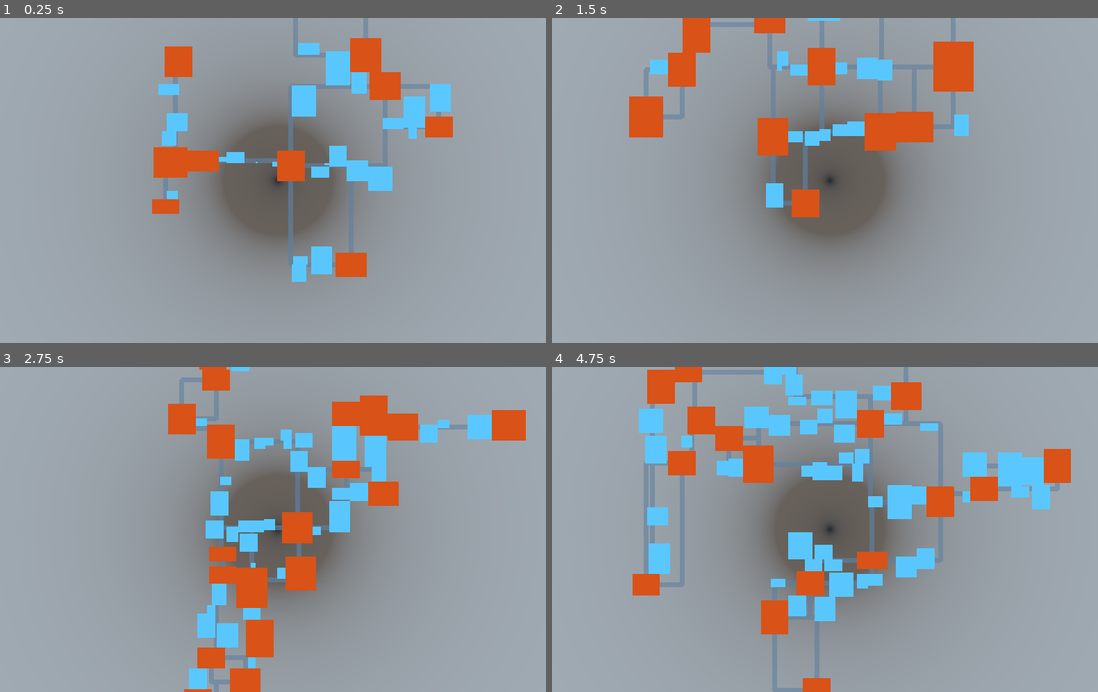
Above: before the commit, frames 1-4 (two rows, left to right).
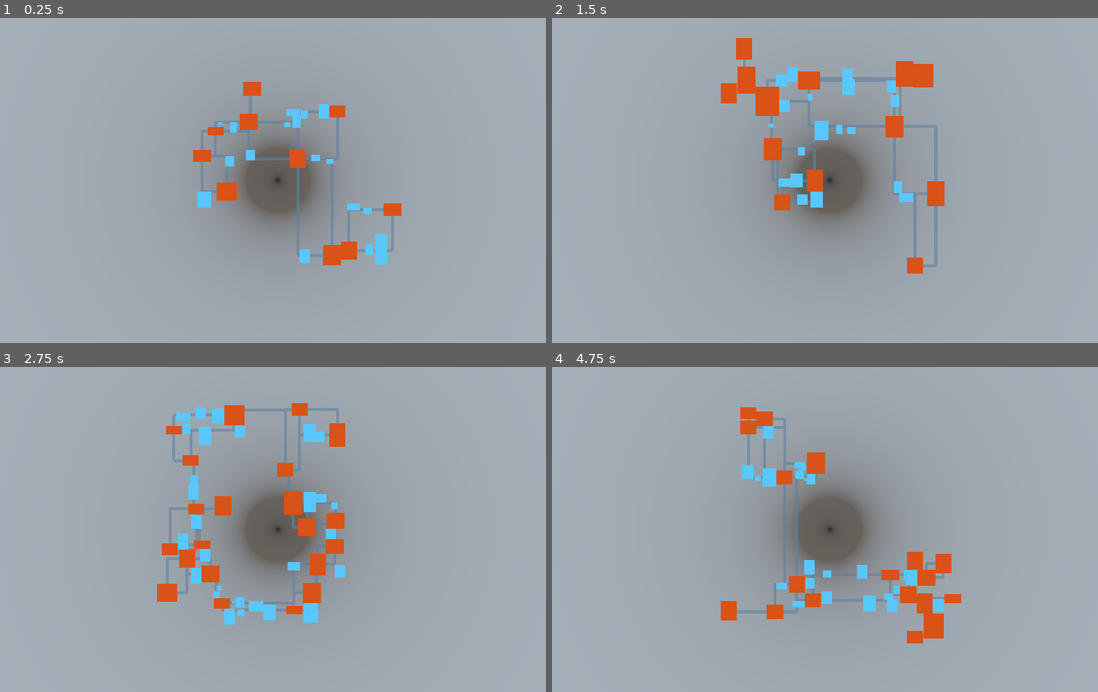
Above: after the commit, the same moments.

Repository: CavemanTournament/CavemanTournament
Game: Godot game, scene res://main.tscn
Two runs of this game, one before a commit and one after it. Both use one fixed random seed, a clock stepped at 60 frames per second and the inputs below. This scene is started directly instead of the project's main scene.
Inputs:
- Up to frame 1 (0.25 s): no input
- Up to frame 2 (1.5 s): tap Enter at 0.5 s; hold Space (ui_select) 0.53-1.28 s; tap Space (ui_select) at 1.35 s
- Up to frame 3 (2.75 s): tap Space (ui_select) at 1.52, 1.82 s; hold Space (ui_select) from 2.03 s (still down)
- Up to frame 4 (4.75 s): tap Enter at 2.75 s; release Space (ui_select) at 2.78 s; tap Space (ui_select) at 2.85, 3.02, 3.32, 4.35, 4.52 s; hold Space (ui_select) 3.53-4.28 s

The runs differ from the first frame. In frame 1, 19% of the frame differs, in the area x 27-83%, y 0-82%; in frame 2, 20%; in frame 3, 22%; in frame 4, 27%, in the area x 14-96%, y 0-100%.

Commit message:
refactor: code cleanup

Diff:
--- a/dungeon/cell.gd
+++ b/dungeon/cell.gd
@@ -2,58 +2,89 @@
 class_name DungeonCell
 
 var id: int
-var height: int
+var height: float
 var rect: = Rect2()
 var type: = DungeonVariables.CELL_TYPE_NONE
 
 var collision_shape
 var mesh_instance
 
-func _init(_id):
+func _init(_id: int):
 	# Set RigidBody mode
-	mode = MODE_STATIC
+	self.mode = MODE_STATIC
 
-	id = _id
-	collision_shape = CollisionShape.new()
-	mesh_instance = MeshInstance.new()
+	self.id = _id
+	self.collision_shape = CollisionShape.new()
+	self.mesh_instance = MeshInstance.new()
 
 	var shape = BoxShape.new()
 	var mesh = CubeMesh.new()
 
-	collision_shape.set_shape(shape)
-	mesh_instance.set_mesh(mesh)
+	self.collision_shape.set_shape(shape)
+	self.mesh_instance.set_mesh(mesh)
 
-	add_child(collision_shape)
-	add_child(mesh_instance)
+	add_child(self.collision_shape)
+	add_child(self.mesh_instance)
 
-func distance_to(_cell):
-	return transform.origin.distance_to(_cell.transform.origin)
+func distance_to(cell: DungeonCell):
+	return self.transform.origin.distance_to(cell.transform.origin)
 
-func set_size(_size):
-	height = _size.y
+func set_size(size: Vector3):
+	self.height = size.y
 
-	var x = transform.origin.x - (_size.x / 2)
-	var z = transform.origin.z - (_size.z / 2)
-	set_rect(Rect2(x, z, _size.x, _size.z))
+	var x = self.transform.origin.x - (size.x / 2)
+	var z = self.transform.origin.z - (size.z / 2)
+	set_rect(Rect2(x, z, size.x, size.z))
 
-	collision_shape.shape.extents = _size
-	mesh_instance.mesh.size = _size
+	self.collision_shape.shape.extents = size
+	self.mesh_instance.mesh.size = size
 
 func get_size():
-	return Vector3(rect.size.x, height, rect.size.y)
+	return Vector3(self.rect.size.x, self.height, self.rect.size.y)
 
-func move(_translation):
-	set_position(transform.origin + _translation)
+func move(translation: Vector3):
+	set_position(self.transform.origin + translation)
 
-func set_position(_pos):
-	transform.origin = _pos
-	rect = Rect2(_pos.x - (rect.size.x / 2), _pos.z - (rect.size.y / 2), rect.size.x, rect.size.y)
+func set_position(pos: Vector3):
+	self.transform.origin = pos
+	self.rect = Rect2(
+		pos.x - (self.rect.size.x / 2),
+		pos.z - (self.rect.size.y / 2),
+		self.rect.size.x,
+		self.rect.size.y
+	)
 
-func set_rect(_rect):
-	rect = _rect
-	transform.origin.x = (rect.position.x + rect.end.x) / 2
-	transform.origin.z = (rect.position.y + rect.end.y) / 2
+func set_rect(_rect: Rect2):
+	self.rect = _rect
+	self.transform.origin.x = (rect.position.x + rect.end.x) / 2
+	self.transform.origin.z = (rect.position.y + rect.end.y) / 2
 
 func set_type(_type: int):
-	type = _type
-	mesh_instance.mesh.set_material(DungeonVariables.CELL_MATERIALS[_type])
+	self.type = _type
+	self.mesh_instance.mesh.set_material(DungeonVariables.CELL_MATERIALS[type])
+
+func merge(cell: DungeonCell):
+	if !cell:
+		return false
+
+	var intersects = self.rect.intersects(cell.rect, true)
+	var rect_eq = Util.rect2_component_equality(self.rect, cell.rect)
+
+	# Only merge if cells are aligned on some axis and are at least touching
+	if intersects && (rect_eq.y || rect_eq.x):
+		set_rect(self.rect.merge(cell.rect))
+		return true
+
+	return false
+
+func is_typeless():
+	return self.type == DungeonVariables.CELL_TYPE_NONE
+
+func is_room():
+	return self.type == DungeonVariables.CELL_TYPE_ROOM
+
+func is_sideroom():
+	return self.type == DungeonVariables.CELL_TYPE_SIDEROOM
+
+func is_corridor():
+	return self.type == DungeonVariables.CELL_TYPE_CORRIDOR
--- a/dungeon/generator.gd
+++ b/dungeon/generator.gd
@@ -5,6 +5,8 @@
 # Cell size is generated from a normally distributed rng
 var cell_size_mean: int
 var cell_size_deviation: int
+
+var cell_position_range: int
 
 var min_room_size: int # Turn all cells at least this big into rooms
 var corridor_width: int
@@ -19,79 +21,79 @@
 	_num_cells,
 	_cell_size_mean,
 	_cell_size_deviation,
+	_cell_position_range,
 	_min_room_size,
 	_corridor_width,
 	_cell_height
 ):
-	num_cells = _num_cells
-	cell_size_mean = _cell_size_mean
-	cell_size_deviation = _cell_size_deviation
-	min_room_size = _min_room_size
-	corridor_width = _corridor_width
-	cell_height = _cell_height
-
-	rng = RandomNumberGenerator.new()
-	rng.randomize()
+	self.num_cells = _num_cells
+	self.cell_size_mean = _cell_size_mean
+	self.cell_size_deviation = _cell_size_deviation
+	self.cell_position_range = _cell_position_range
+	self.min_room_size = _min_room_size
+	self.corridor_width = _corridor_width
+	self.cell_height = _cell_height
+
+	self.rng = RandomNumberGenerator.new()
+	self.rng.randomize()
 
 
 func generate():
-	cells = {}
-	next_cell_id = 0
+	self.cells = {}
+	self.next_cell_id = 0
 
 	# Generate randomly sized and positioned cells, and separate them
-	for i in range(num_cells):
+	for _i in range(num_cells):
 		var cell = generate_random_cell()
 		separate_cell(cell)
-		cells[cell.id] = cell
+		self.cells[cell.id] = cell
 
 		# Set cell type to room if it's big enough
 		if cell.rect.size.x >= min_room_size:
 			cell.set_type(DungeonVariables.CELL_TYPE_ROOM)
 
-	# Get a graph of linked rooms
-	var room_graph = get_room_graph()
-
-	var link_paths = []
-
-	for cell1_id in room_graph.nodes:
-		for cell2_id in room_graph.edges[cell1_id]:
-			link_paths.append(get_cell_link_path(cell1_id, cell2_id))
-
-	# Add siderooms between linked rooms
-	for path in link_paths:
-		create_siderooms(path)
-
-	# Add corridors between linked rooms
-	for path in link_paths:
-		var corridors = create_corridors(path, corridor_width)
-		#for corridor in corridors:
-			#cells[corridor.id] = corridor
+	if true:
+		# Get a graph of linked rooms
+		var room_graph = get_room_graph()
+
+		var link_paths = []
+
+		for cell1_id in room_graph.nodes:
+			for cell2_id in room_graph.edges[cell1_id]:
+				link_paths.append(get_cell_link_path(cell1_id, cell2_id))
+
+		# Add siderooms between linked rooms
+		for path in link_paths:
+			create_siderooms(path)
+
+		# Add corridors between linked rooms
+		for path in link_paths:
+			create_corridors(path, corridor_width)
 
 	# Return rooms, siderooms and corridors
 	var assigned_cells = []
-	for cell in cells.values():
-		if cell.type != DungeonVariables.CELL_TYPE_NONE:
+	for cell in self.cells.values():
+		if !cell.is_typeless():
 			assigned_cells.append(cell)
 
 	return assigned_cells
 
 func get_unused_cell_id():
-	var id = next_cell_id
-	next_cell_id += 1
+	var id = self.next_cell_id
+	self.next_cell_id += 1
 	return id
 
-func create_siderooms(_path):
-	for cell in cells.values():
-		var is_typeless = cell.type == DungeonVariables.CELL_TYPE_NONE
-		if is_typeless && path_overlaps_cell(_path, cell, corridor_width):
+func create_siderooms(path):
+	for cell in self.cells.values():
+		if cell.is_typeless() && path_overlaps_cell(path, cell, corridor_width):
 			cell.set_type(DungeonVariables.CELL_TYPE_SIDEROOM)
 
-func create_corridors(_path, _width):
+func create_corridors(path, path_width):
 	var prev_corridor = null
 
-	for point_idx in range(_path.size() - 1):
-		var p1 = _path[point_idx]
-		var p2 = _path[point_idx + 1]
+	for point_idx in range(path.size() - 1):
+		var p1 = path[point_idx]
+		var p2 = path[point_idx + 1]
 
 		assert(p1.x == p2.x || p1.z == p2.z) # Straight lines only
 
@@ -102,42 +104,26 @@
 			# at every position. We do this by following the middle of the path,
 			# and adding corridors on both sides of the path. `width_range` is
 			# how many corridors should be added on both sides.
-			var width_range = (_width - 1) / 2
+			var width_range = (path_width - 1) / 2
 
 			if width_range == 0:
 				# When `width_range` is 0, we only consider the current position
 				# for the corridor. We're not adding more to the sides.
 
-				var overlaps = false
-
-				# Check if current position is occupied by other cells
-				for cell in cells.values():
-					var is_typeless = cell.type == DungeonVariables.CELL_TYPE_NONE
-					if !is_typeless && point_overlaps_cell(pos, cell):
-						overlaps = true
-						break
+				var overlapping_cell = get_cell_at(pos, false)
 
 				# Add corridor cell at current position if the position is unoccupied
-				if !overlaps:
+				if !overlapping_cell:
 					var corridor = DungeonCell.new(get_unused_cell_id())
 					corridor.set_size(Vector3(1, cell_height, 1))
 					corridor.set_position(pos)
 					corridor.set_type(DungeonVariables.CELL_TYPE_CORRIDOR)
 
-					var corridor_expanded = false
-
-					if prev_corridor:
-						var rect_eq = Util.rect2_component_equality(prev_corridor.rect, corridor.rect)
-						if prev_corridor && p1.x != p2.x && rect_eq.y:
-							prev_corridor.set_rect(prev_corridor.rect.merge(corridor.rect))
-							corridor_expanded = true
-						elif prev_corridor && p1.z != p2.z && rect_eq.x:
-							prev_corridor.set_rect(prev_corridor.rect.merge(corridor.rect))
-							corridor_expanded = true
-
-					if !corridor_expanded:
+					# Merge new corridor with previous one if possible to reduce
+					# resulting game objects
+					if !prev_corridor || !prev_corridor.merge(corridor):
 						prev_corridor = corridor
-						cells[corridor.id] = corridor
+						self.cells[corridor.id] = corridor
 			else:
 				# We want a corridor with extra width. We figure out the extents
 				# of the corridor, and then create a path that follows the corridor
@@ -152,27 +138,18 @@
 				var x_multi = 0 if p1.x != p2.x else 1
 				var z_multi = 0 if p1.z != p2.z else 1
 
-				var p = [
+				var corridor_width_path = [
 					pos + Vector3(delta_min * x_multi, 0, delta_min * z_multi),
 					pos + Vector3(delta_max * x_multi, 0, delta_max * z_multi)
 				]
 
-				var corridor_expanded = false
-				var corridor = create_corridors(p, 1)
-
-				if corridor && prev_corridor:
-					var rect_eq = Util.rect2_component_equality(prev_corridor.rect, corridor.rect)
-
-					if p1.x != p2.x && rect_eq.y:
-						prev_corridor.set_rect(prev_corridor.rect.merge(corridor.rect))
-						cells.erase(corridor.id)
-						corridor_expanded = true
-					elif p1.z != p2.z && rect_eq.x:
-						prev_corridor.set_rect(prev_corridor.rect.merge(corridor.rect))
-						cells.erase(corridor.id)
-						corridor_expanded = true
-
-				if !corridor_expanded:
+				var corridor = create_corridors(corridor_width_path, 1)
+
+				# Merge new wide corridor with previous one if possible to
+				# reduce resulting game objects
+				if prev_corridor && prev_corridor.merge(corridor):
+					self.cells.erase(corridor.id)
+				else:
 					prev_corridor = corridor
 
 			if pos == p2:
@@ -196,13 +173,13 @@
 
 	cell.set_size(Vector3(cell_width, cell_height, cell_length))
 
-	var cell_pos = Util.random_point_in_circle(40).round()
+	var cell_pos = Util.random_point_in_circle(self.cell_position_range).round()
 	cell.move(Vector3(cell_pos.x, 0, cell_pos.y))
 
 	return cell
 
 func separate_cell(cell):
-	var cell_placement_dir = Vector3(rand_range(-1, 1), 0, rand_range(-1, 1))
+	var cell_placement_dir = cell.transform.origin.normalized()
 
 	while true:
 		var overlapping_cell = get_overlapping_cell(cell)
@@ -212,11 +189,11 @@
 		separate_cells(cell, overlapping_cell, cell_placement_dir)
 
 func delaunay_triangulate_cells(_cells: Array):
-	var room_points = PoolVector2Array()
+	var points = PoolVector2Array()
 	for cell in _cells:
-		room_points.append(Vector2(cell.transform.origin.x, cell.transform.origin.z))
-
-	var triangulated_indices = Geometry.triangulate_delaunay_2d(room_points)
+		points.append(Vector2(cell.transform.origin.x, cell.transform.origin.z))
+
+	var triangulated_indices = Geometry.triangulate_delaunay_2d(points)
 
 	var triangulated_cells = []
 	for idx in triangulated_indices:
@@ -228,11 +205,12 @@
 	var rooms = []
 	var room_graph = Graph.new()
 
-	for cell in cells.values():
-		if cell.type == DungeonVariables.CELL_TYPE_ROOM:
+	for cell in self.cells.values():
+		if cell.is_room():
 			rooms.append(cell)
 			room_graph.add_node(cell.id)
 
+	# Get a list of triangular paths between rooms, where none of the paths overlap
 	var triangulated_rooms = delaunay_triangulate_cells(rooms)
 
 	var i = 0
@@ -248,8 +226,11 @@
 		room_graph.add_edge(room2.id, room0.id, w20)
 		i += 3
 
+	# Create a minimum spanning tree graph from the triangulated graph. In this
+	# graph there is only one path between two rooms, i.e. there are no loops.
 	var mst = room_graph.mst()
 
+	# Add some extra loops to the graph from the original triangulated graph
 	i = 0
 	while i < triangulated_rooms.size():
 		if !mst.edges[triangulated_rooms[i].id].has(triangulated_rooms[i + 1].id):
@@ -259,11 +240,11 @@
 
 	return mst
 
-func get_cell_link_path(_cell1_id, _cell2_id):
+func get_cell_link_path(cell1_id, cell2_id):
 	var path = []
 
-	var cell1 = cells[_cell1_id]
-	var cell2 = cells[_cell2_id]
+	var cell1 = self.cells[cell1_id]
+	var cell2 = self.cells[cell2_id]
 
 	var x1 = max(cell1.rect.position.x, cell2.rect.position.x)
 	var x2 = min(cell1.rect.end.x, cell2.rect.end.x)
@@ -273,14 +254,18 @@
 	var z2 = min(cell1.rect.end.y, cell2.rect.end.y)
 	var overlap_z = z2 - z1
 
-	if overlap_x >= 5:
+	if overlap_x >= corridor_width + 2:
+		# Get straight horizontal path
+
 		if cell1.rect.intersects(cell2.rect, true):
 			return path
 
 		var mid_x = round((x1 + x2) / 2)
 		path.append(Vector3(mid_x, 0, ceil(z1 + 1)))
 		path.append(Vector3(mid_x, 0, floor(z2 - 1)))
-	elif overlap_z >= 5:
+	elif overlap_z >= corridor_width + 2:
+		# Get straight vertical path
+
 		if cell1.rect.intersects(cell2.rect, true):
 			return path
 
@@ -288,6 +273,8 @@
 		path.append(Vector3(ceil(x1 + 1), 0, mid_z))
 		path.append(Vector3(floor(x2 - 1), 0, mid_z))
 	else:
+		# Get L-shaped path
+
 		var cell1_x = floor(cell1.rect.end.x - 1) if cell1.rect.position.x < cell2.rect.position.x else ceil(cell1.rect.position.x + 1)
 		var cell1_z = floor(cell1.rect.end.y - 1) if cell1.rect.position.y < cell2.rect.position.y else ceil(cell1.rect.position.y + 1)
 		var cell2_x = floor(cell2.rect.end.x - 1) if cell2.rect.position.x < cell1.rect.position.x else ceil(cell2.rect.position.x + 1)
@@ -309,8 +296,8 @@
 		var temp_path2_overlaps = 0
 
 		# We can't always avoid overlaps, but we want to at least minimize them
-		for cell in cells.values():
-			if cell.type == DungeonVariables.CELL_TYPE_ROOM:
+		for cell in self.cells.values():
+			if cell.is_room():
 				if path_overlaps_cell(temp_path1, cell):
 					temp_path1_overlaps += 1
 				if path_overlaps_cell(temp_path2, cell):
@@ -320,25 +307,25 @@
 
 	return path
 
-func separate_cells(_cell1, _cell2, _dir):
-	var angle = _dir.angle_to(Vector3.RIGHT)
+func separate_cells(cell1, cell2, dir):
+	var angle = dir.angle_to(Vector3.RIGHT)
 
 	var cell1_corner = Vector3.ZERO
 	var cell2_corner = Vector3.ZERO
 
-	if _dir.x <= 0:
-		cell1_corner.x = _cell1.rect.end.x
-		cell2_corner.x = _cell2.rect.position.x
+	if dir.x <= 0:
+		cell1_corner.x = cell1.rect.end.x
+		cell2_corner.x = cell2.rect.position.x
 	else:
-		cell1_corner.x = _cell1.rect.position.x
-		cell2_corner.x = _cell2.rect.end.x
-
-	if _dir.z <= 0:
-		cell1_corner.z = _cell1.rect.end.y
-		cell2_corner.z = _cell2.rect.position.y
+		cell1_corner.x = cell1.rect.position.x
+		cell2_corner.x = cell2.rect.end.x
+
+	if dir.z <= 0:
+		cell1_corner.z = cell1.rect.end.y
+		cell2_corner.z = cell2.rect.position.y
 	else:
-		cell1_corner.z = _cell1.rect.position.y
-		cell2_corner.z = _cell2.rect.end.y
+		cell1_corner.z = cell1.rect.position.y
+		cell2_corner.z = cell2.rect.end.y
 
 	var dist_horizontal = cell2_corner.x - cell1_corner.x
 	var dist_vertical = cell2_corner.z - cell1_corner.z
@@ -347,23 +334,31 @@
 	var delta2 = Vector3(dist_horizontal, 0, tan(angle - PI / 2) * dist_horizontal).round()
 
 	if delta1.length() < delta2.length():
-		_cell1.move(delta1)
+		cell1.move(delta1)
 	else:
-		_cell1.move(delta2)
-
-func get_overlapping_cell(_cell1):
-	for cell2 in cells.values():
-		if _cell1.id != cell2.id && _cell1.rect.intersects(cell2.rect):
+		cell1.move(delta2)
+
+func get_overlapping_cell(cell1):
+	for cell2 in self.cells.values():
+		if cell1.id != cell2.id && cell1.rect.intersects(cell2.rect):
 			return cell2
 	return null
 
-func path_overlaps_cell(_path, _cell, _line_width = 1):
-	for i in range(_path.size() - 1):
-		var path_p1 = Vector2(_path[i].x, _path[i].z)
-		var path_p2 = Vector2(_path[i + 1].x, _path[i + 1].z)
-		return Util.segment_intersects_rect2(path_p1, path_p2, _cell.rect, _line_width)
+func get_cell_at(pos: Vector3, include_typeless: = true):
+	for cell in self.cells.values():
+		if !include_typeless && cell.is_typeless():
+			continue
+		if point_overlaps_cell(pos, cell):
+			return cell
+	return null
+
+func path_overlaps_cell(path, cell, line_width = 1):
+	for i in range(path.size() - 1):
+		var path_p1 = Vector2(path[i].x, path[i].z)
+		var path_p2 = Vector2(path[i + 1].x, path[i + 1].z)
+		return Util.segment_intersects_rect2(path_p1, path_p2, cell.rect, line_width)
 
 	return false
 
-func point_overlaps_cell(_point: Vector3, _cell: DungeonCell):
-	return _cell.rect.has_point(Vector2(_point.x, _point.z))
+func point_overlaps_cell(point: Vector3, cell: DungeonCell):
+	return cell.rect.has_point(Vector2(point.x, point.z))
--- a/main.gd
+++ b/main.gd
@@ -4,6 +4,7 @@
 export var num_cells = 100
 export var cell_size_mean = 10
 export var cell_size_deviation = 4
+export var cell_position_range = 40
 export var min_room_size = 10
 export var corridor_width = 3
 export var cell_height = 1
@@ -18,6 +19,7 @@
 		num_cells,
 		cell_size_mean,
 		cell_size_deviation,
+		cell_position_range,
 		min_room_size,
 		corridor_width,
 		cell_height
@@ -28,15 +30,15 @@
 		cell.set_size(cell.get_size() * tile_size)
 		cell.set_position(cell.transform.origin * tile_size)
 
-		if cell.type == DungeonVariables.CELL_TYPE_ROOM:
+		if cell.is_room():
 			$Rooms.add_child(cell)
-		if cell.type == DungeonVariables.CELL_TYPE_SIDEROOM:
+		if cell.is_sideroom():
 			$Siderooms.add_child(cell)
-		if cell.type == DungeonVariables.CELL_TYPE_CORRIDOR:
+		if cell.is_corridor():
 			$Corridors.add_child(cell)
 
 	$ImmediateGeometry.clear()
-	if debug:
+	if self.debug:
 		for cell in cells:
 			draw_cell(cell)
 
@@ -48,21 +50,23 @@
 				draw_cell(cells[i])
 				draw_cell(cells[j])
 
-func draw_cell(_cell):
+func draw_cell(cell):
 	$ImmediateGeometry.begin(Mesh.PRIMITIVE_LINE_LOOP)
-	if _cell.type == DungeonVariables.CELL_TYPE_ROOM:
+	if cell.is_typeless():
+		$ImmediateGeometry.set_color(Color(0, 0, 0))
+	if cell.is_room():
 		$ImmediateGeometry.set_color(Color(0.5, 0, 0))
-	if _cell.type == DungeonVariables.CELL_TYPE_SIDEROOM:
+	if cell.is_sideroom():
 		$ImmediateGeometry.set_color(Color(0.2, 0.2, 0.5))
-	if _cell.type == DungeonVariables.CELL_TYPE_CORRIDOR:
+	if cell.is_corridor():
 		$ImmediateGeometry.set_color(Color(0, 0, 0.5))
 
 	var y = cell_height * tile_size
 
-	var p1 = Vector3(_cell.rect.position.x, y, _cell.rect.position.y)
-	var p2 = Vector3(_cell.rect.end.x, y, _cell.rect.position.y)
-	var p3 = Vector3(_cell.rect.end.x, y, _cell.rect.end.y)
-	var p4 = Vector3(_cell.rect.position.x, y, _cell.rect.end.y)
+	var p1 = Vector3(cell.rect.position.x, y, cell.rect.position.y)
+	var p2 = Vector3(cell.rect.end.x, y, cell.rect.position.y)
+	var p3 = Vector3(cell.rect.end.x, y, cell.rect.end.y)
+	var p4 = Vector3(cell.rect.position.x, y, cell.rect.end.y)
 
 	$ImmediateGeometry.add_vertex(p1)
 	$ImmediateGeometry.add_vertex(p2)
--- a/main.tscn
+++ b/main.tscn
@@ -10,6 +10,7 @@
 script = ExtResource( 1 )
 tile_size = 1.0
 num_cells = 200
+cell_position_range = 100
 min_room_size = 16
 
 [node name="Rooms" type="Node" parent="."]
@@ -22,7 +23,7 @@
 transform = Transform( 1, 0, 0, 0, -1.62921e-07, 1, 0, -1, -1.62921e-07, 0, 100, 0 )
 projection = 1
 fov = 90.7
-size = 200.0
+size = 343.72
 near = 0.1
 far = 687.3
 
--- a/scripts/graph.gd
+++ b/scripts/graph.gd
@@ -4,31 +4,31 @@
 var edge_weights = {}
 var nodes = []
 
-func add_node(_node):
-	nodes.append(_node)
-	edges[_node] = []
-	edge_weights[_node] = []
+func add_node(node):
+	self.nodes.append(node)
+	self.edges[node] = []
+	self.edge_weights[node] = []
 
-func add_edge(_node1, _node2, _weight = 0):
-	edges[_node1].append(_node2)
-	edges[_node2].append(_node1)
-	edge_weights[_node1].append(_weight)
-	edge_weights[_node2].append(_weight)
+func add_edge(node1, node2, weight = 0):
+	self.edges[node1].append(node2)
+	self.edges[node2].append(node1)
+	self.edge_weights[node1].append(weight)
+	self.edge_weights[node2].append(weight)
 
 func mst():
 	var graph = get_script().new()
 
-	if (nodes.size() == 0):
+	if (self.nodes.size() == 0):
 		return graph
 
-	var start = nodes[0]
+	var start = self.nodes[0]
 	var edge_queue = PriorityQueue.new()
 	var visited = {}
 	visited[start] = true
 	graph.add_node(start)
 
-	for i in range(edges[start].size()):
-		edge_queue.push([start, edges[start][i]], edge_weights[start][i])
+	for i in range(self.edges[start].size()):
+		edge_queue.push([start, self.edges[start][i]], self.edge_weights[start][i])
 
 	var current_edge = edge_queue.pop()
 	while edge_queue.size() > 0:
@@ -42,7 +42,7 @@
 			graph.add_edge(current_edge[0], node)
 
 			for i in range(edges[node].size()):
-				edge_queue.push([node, edges[node][i]], edge_weights[node][i])
+				edge_queue.push([node, self.edges[node][i]], self.edge_weights[node][i])
 
 			visited[node] = true
 
--- a/scripts/priority_queue.gd
+++ b/scripts/priority_queue.gd
@@ -2,61 +2,61 @@
 
 var data = []
 
-func push(_item, _priority):
-	data.append({"item": _item, "priority": _priority})
+func push(item, priority):
+	self.data.append({"item": item, "priority": priority})
 	_up()
 
 func pop():
-	if data.size() == 0:
+	if self.data.size() == 0:
 		return null
 
-	var top = data[0]
-	var bottom = data.pop_back()
+	var top = self.data[0]
+	var bottom = self.data.pop_back()
 
-	if data.size() > 0:
-		data[0] = bottom
+	if self.data.size() > 0:
+		self.data[0] = bottom
 		_down()
 
 	return top["item"]
 
 func size():
-	return data.size()
+	return self.data.size()
 
 func _up():
-	var pos = data.size() - 1
-	var node = data[pos]
+	var pos = self.data.size() - 1
+	var node = self.data[pos]
 
 	while pos > 0:
 		var parent = (pos - 1) >> 1
-		var current = data[parent]
+		var current = self.data[parent]
 
 		if _compare(node, current) >= 0:
 			break
 
-		data[pos] = current
+		self.data[pos] = current
 		pos = parent
 
-	data[pos] = node
+	self.data[pos] = node
 
 func _down():
 	var pos = 0
-	var mid = data.size() >> 1
-	var node = data[pos]
+	var mid = self.data.size() >> 1
+	var node = self.data[pos]
 
 	while pos < mid:
 		var best_child = (pos << 1) + 1
 		var right = best_child + 1
 
-		if right < data.size() && _compare(data[right], data[best_child]) < 0:
+		if right < self.data.size() && _compare(self.data[right], self.data[best_child]) < 0:
 			best_child = right
 
-		if _compare(data[best_child], node) >= 0:
+		if _compare(self.data[best_child], node) >= 0:
 			break
 
-		data[pos] = data[best_child]
+		self.data[pos] = self.data[best_child]
 		pos = best_child
 
-	data[pos] = node
+	self.data[pos] = node
 
-func _compare(_item1, _item2):
-	return _item1["priority"] - _item2["priority"]
+func _compare(item1, item2):
+	return item1["priority"] - item2["priority"]
--- a/scripts/util.gd
+++ b/scripts/util.gd
@@ -1,32 +1,32 @@
 class_name Util
 
-static func random_point_in_circle(_radius: float):
-  var t = 2 * PI * randf()
-  var u = randf() + randf()
-  var r = 2 - u if u > 1 else u
-  return Vector2(_radius * r * cos(t), _radius * r * sin(t))
+static func random_point_in_circle(radius: float):
+	var t = 2 * PI * randf()
+	var u = randf() + randf()
+	var r = 2 - u if u > 1 else u
+	return Vector2(radius * r * cos(t), radius * r * sin(t))
 
 static func segment_intersects_rect2(
-	_p1: Vector2,
-	_p2: Vector2,
-	_rect: Rect2,
-	_segment_width: int = 1
+	p1: Vector2,
+	p2: Vector2,
+	rect: Rect2,
+	segment_width: int = 1
 ):
-	var w = (float(_segment_width) - 1) / 2
-	var rect_p1 = Vector2(_rect.position.x - floor(w), _rect.position.y - floor(w))
-	var rect_p2 = Vector2(_rect.end.x + ceil(w), _rect.position.y - floor(w))
-	var rect_p3 = Vector2(_rect.end.x + ceil(w), _rect.end.y + ceil(w))
-	var rect_p4 = Vector2(_rect.position.x - floor(w), _rect.end.y + ceil(w))
+	var w = (float(segment_width) - 1) / 2
+	var rect_p1 = Vector2(rect.position.x - floor(w), rect.position.y - floor(w))
+	var rect_p2 = Vector2(rect.end.x + ceil(w), rect.position.y - floor(w))
+	var rect_p3 = Vector2(rect.end.x + ceil(w), rect.end.y + ceil(w))
+	var rect_p4 = Vector2(rect.position.x - floor(w), rect.end.y + ceil(w))
 
 	return (
-		Geometry.segment_intersects_segment_2d(_p1, _p2, rect_p1, rect_p2) ||
-		Geometry.segment_intersects_segment_2d(_p1, _p2, rect_p2, rect_p3) ||
-		Geometry.segment_intersects_segment_2d(_p1, _p2, rect_p3, rect_p4) ||
-		Geometry.segment_intersects_segment_2d(_p1, _p2, rect_p4, rect_p1)
+		Geometry.segment_intersects_segment_2d(p1, p2, rect_p1, rect_p2) ||
+		Geometry.segment_intersects_segment_2d(p1, p2, rect_p2, rect_p3) ||
+		Geometry.segment_intersects_segment_2d(p1, p2, rect_p3, rect_p4) ||
+		Geometry.segment_intersects_segment_2d(p1, p2, rect_p4, rect_p1)
 	)
 
-static func rect2_component_equality(_rect1, _rect2):
+static func rect2_component_equality(rect1, rect2):
 	return {
-		"x": _rect1.position.x == _rect2.position.x && _rect1.end.x == _rect2.end.x,
-		"y": _rect1.position.y == _rect2.position.y && _rect1.end.y == _rect2.end.y
+		"x": rect1.position.x == rect2.position.x && rect1.end.x == rect2.end.x,
+		"y": rect1.position.y == rect2.position.y && rect1.end.y == rect2.end.y
 	}
